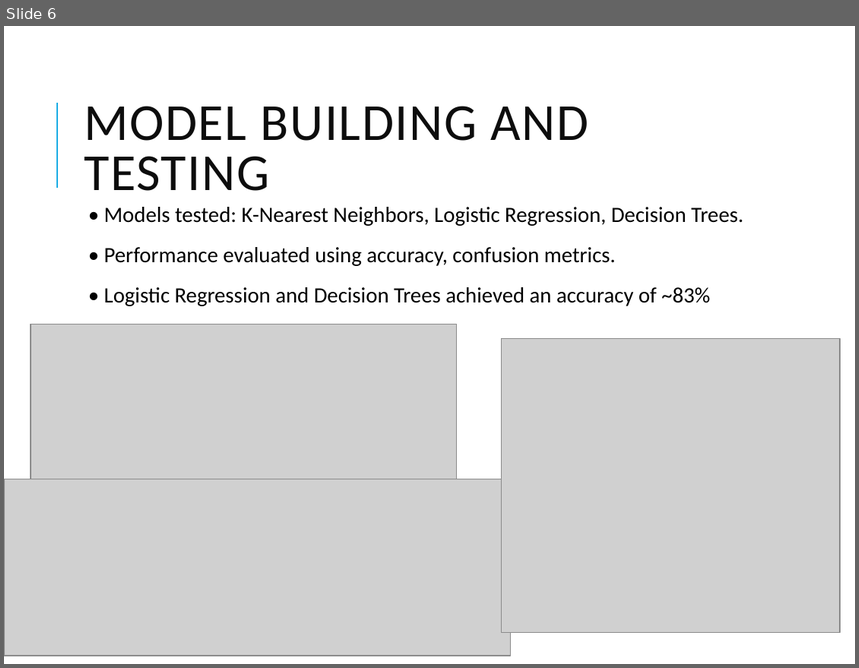
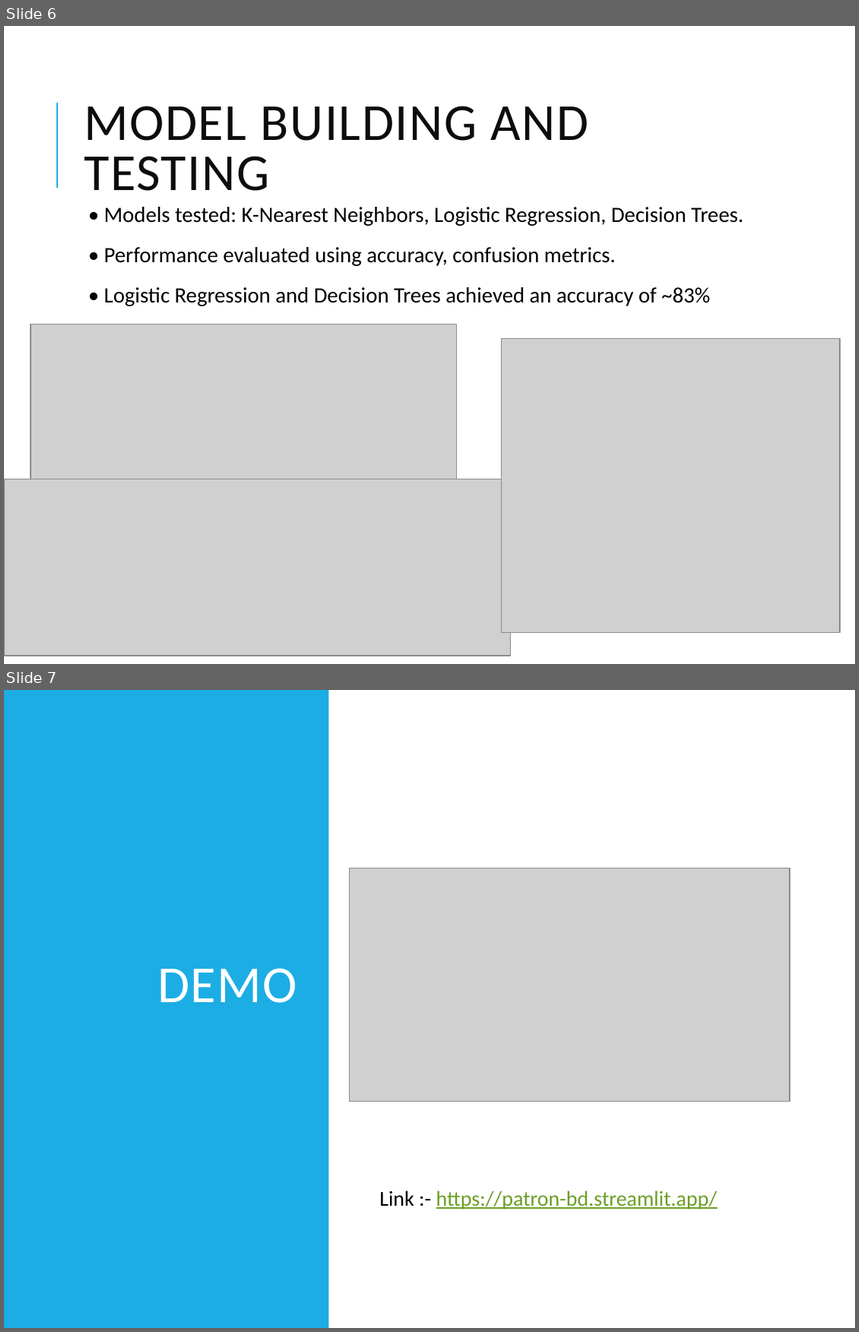
Before and after one commit to bhargavddb/Brainstation_Final_Project, a slide deck: docs_and_Presentation/Financial_Product_Recommendation_Presentation_Detailed2.pptx. Shown one above the other, each under a label of ours: slide 6 before the commit, slides 6 and 7 after it. The pictures are 859x668 and 859x1332 pixels, drawn with LibreOffice and Linux fonts; fonts in the diff are those of the drawing; grey boxes stand for pictures. Boxes give left, top, right and bottom in pixels: in the first picture for what was removed or moved away, otherwise in the second. Text is boxed around its words. In the diff, an @@ line names an element or a change of style, - is before the commit and + after.

```diff
--- a/docs_and_Presentation/Financial_Product_Recommendation_Presentation_Detailed2.pptx
+++ b/docs_and_Presentation/Financial_Product_Recommendation_Presentation_Detailed2.pptx
@@ slide 7 added at bbox=[4, 690, 855, 1328], background #FFFFFF @@
@@ rectangle added at bbox=[4, 690, 329, 1328], fill #1CADE4 @@
@@ picture added at bbox=[350, 868, 790, 1101] @@
@@ title added at bbox=[158, 968, 297, 1003], 44 pt, text #FFFFFF @@
+DEMO
@@ text added at bbox=[379, 1191, 718, 1210], 18 pt, text #6B9F25, underline @@
+Link :- https://patron-bd.streamlit.app/
```
Also in this commit, not shown: 5 slides changed, 3 other files.
